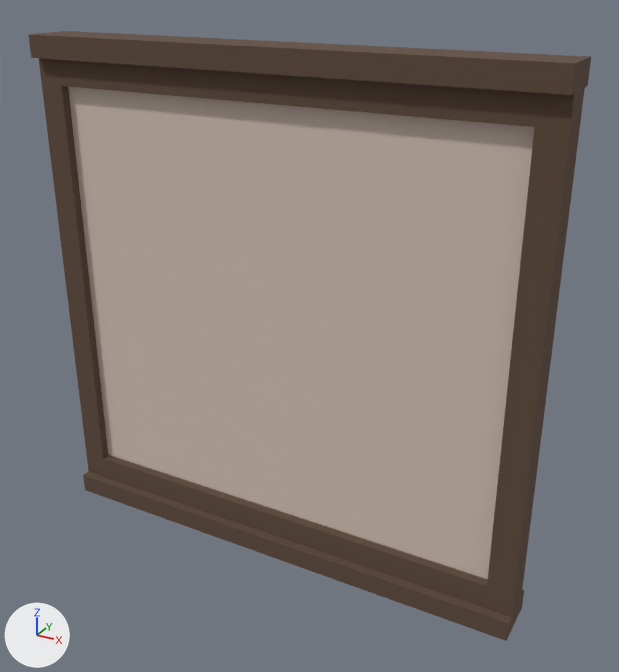
A saved change to the FBX model Assets/Models/Buildings/Wall/Wall.fbx.
The view is the same before and after, from a 50 mm camera at (3.84, -6.37, 5.64) aimed at (0.28, 0.1, 2.4). The axes (+X, +Y, +Z) are drawn at lower left. The lights are the same throughout. Where no turn or scale is listed for an object, it has been applied to the vertices.

The first picture shows 'Wall'.
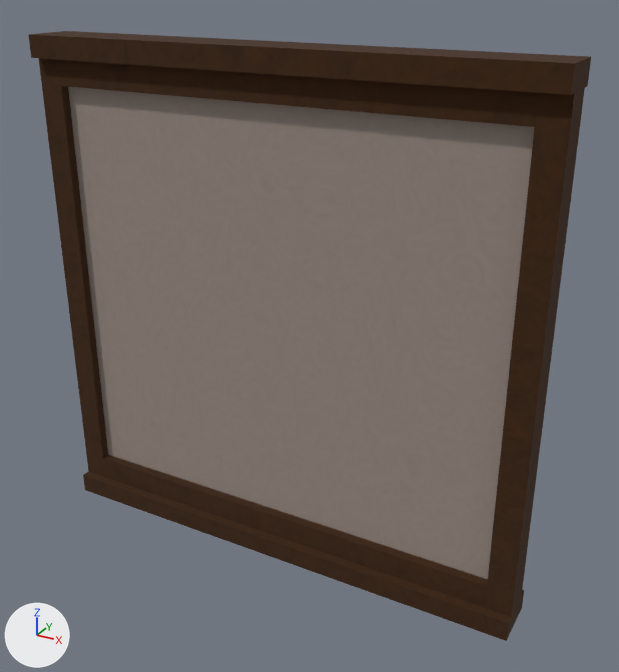
Edits to the scene script, one JSON object a line:
```json
{"op": "add", "block": "img_wall_raf_png", "code": ["img_wall_raf_png = load_image('Wall_Raf.png', 'Textures/Wall_Raf.png', 1024, 1024, 'Non-Color')"]}
{"op": "add", "block": "img_wall_base_png", "code": ["img_wall_base_png = load_image('Wall_Base.png', 'Textures/Wall_Base.png', 1024, 1024, 'sRGB')"]}
{"op": "add", "block": "img_wall_normal_png", "code": ["img_wall_normal_png = load_image('Wall_Normal.png', 'Textures/Wall_Normal.png', 1024, 1024, 'Non-Color')"]}
{"block": "mat_wall", "where": "n0 = _N.new('ShaderNodeBsdfPrincipled'); n0.name = 'Principled BSDF'"}
{"op": "remove", "block": "mat_wall", "code": "n0.inputs[2].default_value = 1.0  # 'Roughness'"}
{"block": "mat_wall", "where": "n2 = _N.new('ShaderNodeTexImage'); n2.name = 'Image Texture'"}
{"op": "set", "path": "n2.image", "old": "img_wall_png", "new": "img_wall_base_png"}
{"op": "add", "block": "mat_wall", "code": "n3 = _N.new('ShaderNodeTexImage'); n3.name = 'Image Texture.001'"}
{"op": "add", "block": "mat_wall", "code": "n3.image = img_wall_raf_png"}
{"op": "add", "block": "mat_wall", "code": "n4 = _N.new('ShaderNodeTexImage'); n4.name = 'Image Texture.002'"}
{"op": "add", "block": "mat_wall", "code": "n4.image = img_wall_normal_png"}
{"op": "add", "block": "mat_wall", "code": "n5 = _N.new('ShaderNodeNormalMap'); n5.name = 'Normal Map'"}
{"op": "add", "block": "mat_wall", "code": "_L.new(n3.outputs[0], n0.inputs[2])  # 'Color' to 'Roughness'"}
{"op": "add", "block": "mat_wall", "code": "_L.new(n4.outputs[0], n5.inputs[1])  # 'Color' to 'Color'"}
{"op": "add", "block": "mat_wall", "code": "_L.new(n5.outputs[0], n0.inputs[5])  # 'Normal' to 'Normal'"}
{"block": "me_cube_001", "where": "me_cube_001.from_pydata(...)  # 48 vertices, 46 faces; spans x -2.5..2.5, y -0.25..0.25, z 0.0..5.0"}
{"block": "me_cube_001", "where": "# used by ob_wall; location = (0.0, 0.0, 0.0)"}
{"block": "me_cube_001", "change": "me_cube_001 part 1: texture (UV) coordinates of 46 of 46 faces, centred in x -2.5..2.5, y -0.25..0.25, z 0.0..5.0, changed; they spanned u 0.01..0.96, v 0.01..0.99 and now span u 0.01..0.99, v 0.01..0.94"}
```

Boxes [x1, y1, x2, y2] around the edits, measured in the pictures (619 x 672 px):
```json
{"object": "Wall", "change": "surface changed", "before": [29, 31, 591, 641], "after": [29, 31, 591, 641]}
```
